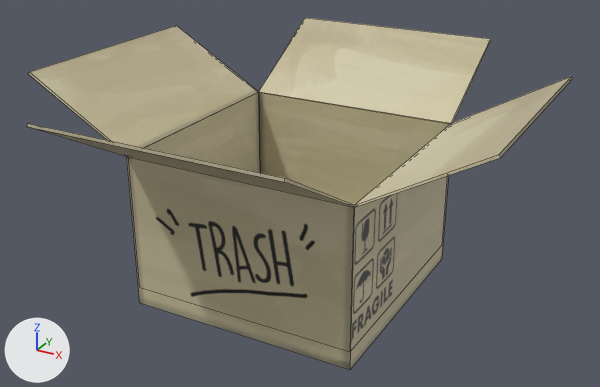
What one commit did to the FBX model Assets/Mesh/CAJA_CARTON.fbx.
The view is the same before and after, from a 50 mm lens placed at (0.795, -1.436, 0.932), pointed at (0.008, -0.006, 0.217). The lights are fixed; the arrows at lower left show +X, +Y and +Z. Mesh edges are drawn as thin lines. Where no turn or scale is listed for an object, it has been applied to the vertices.

Names of what the first picture shows: 'CAJA_CARTON'.
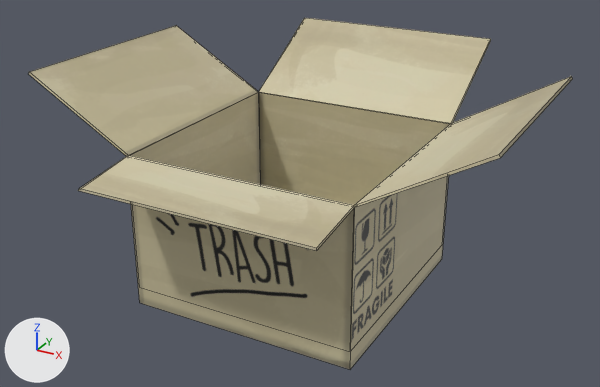
Changed parts and their boxes (x1, y1, x2, y2) in the pictures (600 x 387 px; the box of a moved part takes in the faces that stretch with it):
'CAJA_CARTON', reshaped: before (27, 18, 573, 369); after (29, 18, 573, 369)
part 1 of me_mesh, moved or reshaped: before (27, 123, 355, 207); after (78, 155, 355, 251)

The change in detail:
me_mesh has 32 vertices, 30 faces and spans x -0.492..0.492, y -0.492..0.492, z 0.0..0.477.
me_mesh is used by ob_caja_carton; location (0.0, 0.0, 0.0).
Part 1, on me_mesh:
Vertex 8 of me_mesh moves from (-0.25, -0.492, 0.472) at pixel (26, 126) to (-0.25, -0.391, 0.316) at pixel (78, 190).
Vertex 9 of me_mesh moves from (0.25, -0.492, 0.472) at pixel (284, 182) to (0.25, -0.391, 0.316) at pixel (316, 250).
Vertex 24 of me_mesh moves from (-0.25, -0.489, 0.477) at pixel (27, 123) to (-0.249, -0.389, 0.32) at pixel (79, 188).
Vertex 25 of me_mesh moves from (0.25, -0.489, 0.477) at pixel (285, 178) to (0.249, -0.389, 0.32) at pixel (316, 247).
